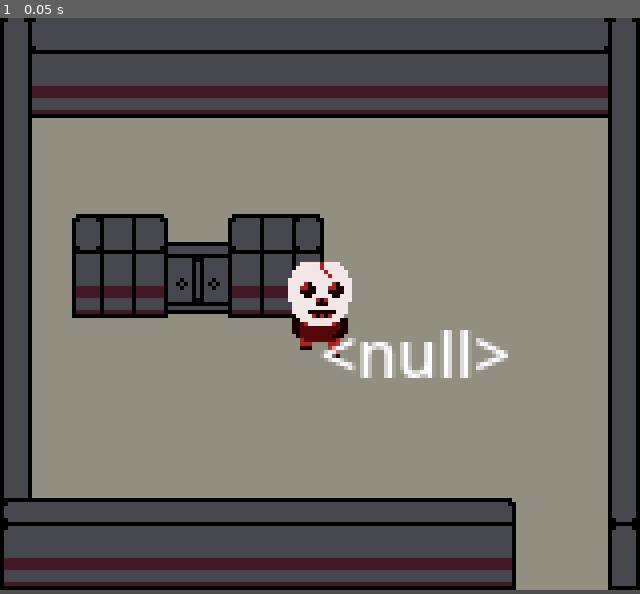
Above: before the commit, frame 1.
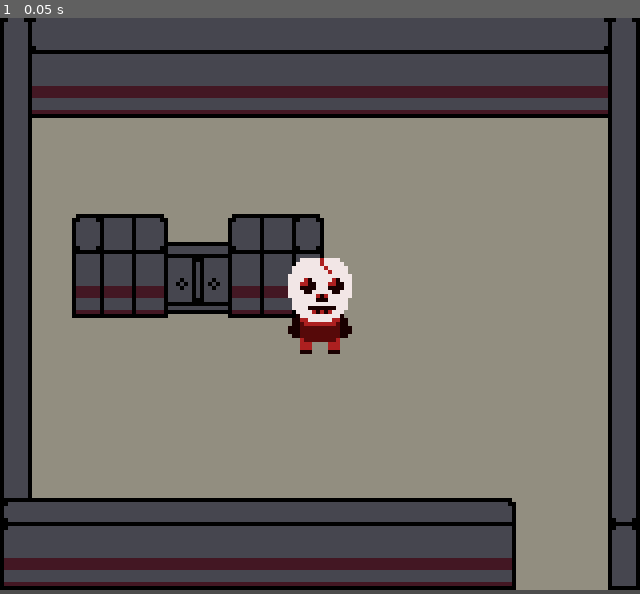
Above: after the commit, the same moment.

Repository: WillGuerreiros/GBJAM12
Game: Godot game, scene res://scenes/teste.tscn
Two runs of this game, one before a commit and one after it. Both use one fixed random seed, a clock stepped at 60 frames per second and the inputs below.
Inputs:
- Up to frame 1 (0.05 s): no input

The runs differ from the first frame. In frame 1, 1.3% of the frame differs, in the area x 45-80%, y 41-63%.

Commit message:
zero machine states

Diff:
--- a/scenes/player.tscn
+++ b/scenes/player.tscn
@@ -1,8 +1,7 @@
-[gd_scene load_steps=12 format=3 uid="uid://puwfuod8p5mq"]
+[gd_scene load_steps=10 format=3 uid="uid://puwfuod8p5mq"]
 
 [ext_resource type="Script" path="res://scripts/player.gd" id="1_7lprj"]
 [ext_resource type="Texture2D" uid="uid://bjh3rvchcbkti" path="res://assets/player walk down.png" id="2_vcbi6"]
-[ext_resource type="Script" path="res://scripts/player_state_machine.gd" id="3_5fxkr"]
 
 [sub_resource type="AtlasTexture" id="AtlasTexture_c1cjs"]
 atlas = ExtResource("2_vcbi6")
@@ -34,7 +33,7 @@
 "texture": SubResource("AtlasTexture_rmxe5")
 }],
 "loop": true,
-"name": &"idle",
+"name": &"idle_animation",
 "speed": 3.0
 }, {
 "frames": [{
@@ -51,7 +50,7 @@
 "texture": SubResource("AtlasTexture_tqv4a")
 }],
 "loop": true,
-"name": &"walk_down",
+"name": &"walk_down_animation",
 "speed": 4.0
 }]
 
@@ -59,30 +58,13 @@
 radius = 8.0
 height = 18.0
 
-[sub_resource type="GDScript" id="GDScript_jajij"]
-script/source = "extends Label
-@onready var current_state_label: Label = $\".\"
-@onready var player_state_machine: Node = $\"../player_state_machine\"
-
-
-# Called when the node enters the scene tree for the first time.
-func _ready() -> void:
-	pass
-
-
-# Called every frame. 'delta' is the elapsed time since the previous frame.
-func _process(delta: float) -> void:
-	current_state_label.text = str(player_state_machine.current_state)
-"
-
 [node name="player" type="CharacterBody2D" groups=["Player"]]
 motion_mode = 1
 script = ExtResource("1_7lprj")
 
 [node name="spriteanim" type="AnimatedSprite2D" parent="."]
 sprite_frames = SubResource("SpriteFrames_wjvs4")
-animation = &"walk_down"
-frame_progress = 0.0355865
+animation = &"idle_animation"
 
 [node name="player_shape" type="CollisionShape2D" parent="."]
 shape = SubResource("CapsuleShape2D_osike")
@@ -90,11 +72,3 @@
 [node name="camera_player" type="Camera2D" parent="."]
 position_smoothing_enabled = true
 position_smoothing_speed = 10.0
-
-[node name="current_state_label" type="Label" parent="."]
-offset_right = 40.0
-offset_bottom = 23.0
-script = SubResource("GDScript_jajij")
-
-[node name="player_state_machine" type="Node" parent="."]
-script = ExtResource("3_5fxkr")
--- a/scripts/State.gd
+++ /dev/null
@@ -1,15 +0,0 @@
-extends Node
-class_name State
-
-
-func enter():
-	pass
-
-func exit():
-	pass
-
-func update_state(_delta:float):
-	pass
-
-func physics_update_state(_delta:float):
-	pass
--- a/scripts/player.gd
+++ b/scripts/player.gd
@@ -1,13 +1,13 @@
 extends CharacterBody2D
 class_name Player
-
 
 
 @onready var spriteanim: AnimatedSprite2D = $spriteanim
 @onready var player: Player = $"."
 
 
-
+func _ready() -> void:
+	pass
 
 func _physics_process(_delta: float) -> void:
 	move_and_slide()
--- a/scripts/player_state_machine.gd
+++ /dev/null
@@ -1,22 +0,0 @@
-extends Node
-class_name Player_state_machine
-
-@export var initial_state : State
-
-var current_state: State
-var states:Dictionary = {}
-
-func _ready() -> void:
-	for child in get_children(): #loop para colocar os estados no dicionario de estados
-		if child is State:
-			states[child.name.to_lower()] = child #to_lower() serve para deixar tudo em minusculo
-			print(states)
-
-
-func _process(delta: float) -> void:
-	if current_state:
-		current_state.update(delta)
-
-func _physics_process(delta: float) -> void:
-	if current_state:
-		current_state.physics_update(delta)
